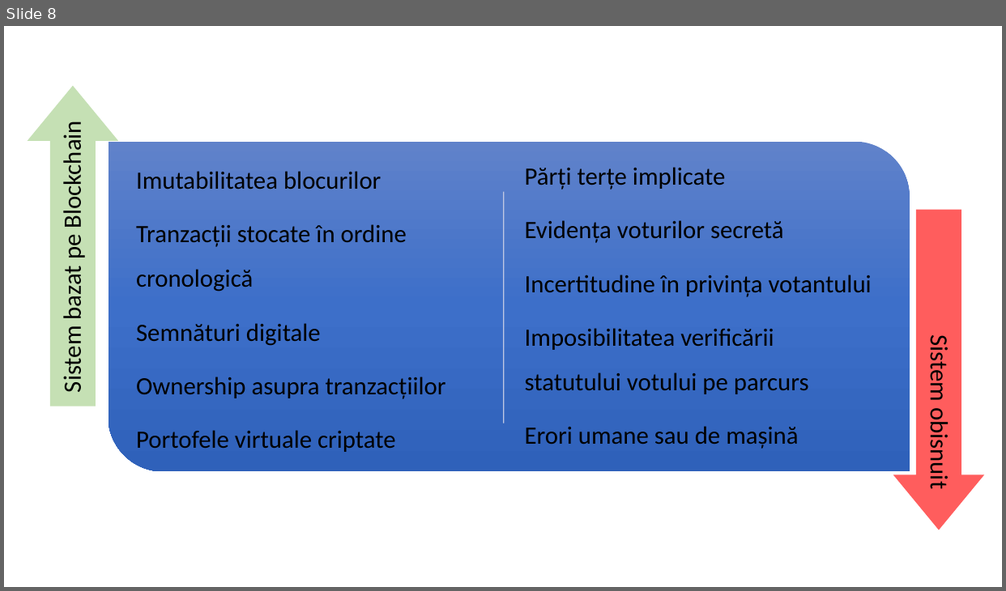
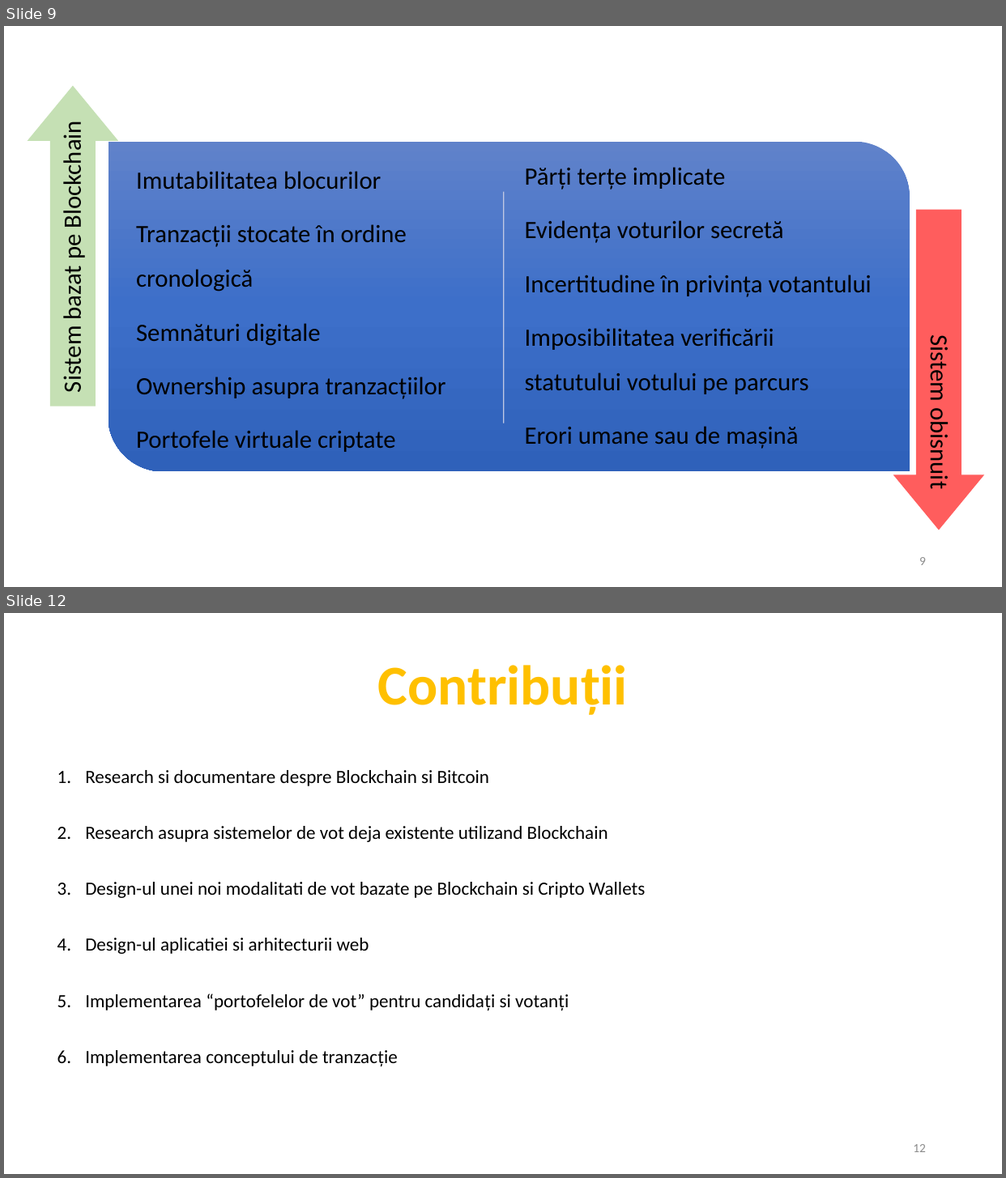
Before and after one commit to AlenaHa/Bachelor-Thesis, a slide deck: Licenta2018HardonElena/Blockchain usage in secured voting.pptx. Shown one above the other, each under a label of ours: slide 8 before the commit, slides 9 and 12 after it; the slides between them are not shown. The pictures are 1006x591 and 1006x1178 pixels, drawn with LibreOffice and Linux fonts; fonts in the diff are those of the drawing. Boxes give left, top, right and bottom in pixels: in the first picture for what was removed or moved away, otherwise in the second. Text is boxed around its words. In the diff, an @@ line names an element or a change of style, - is before the commit and + after.

```diff
--- a/Licenta2018HardonElena/Blockchain usage in secured voting.pptx
+++ b/Licenta2018HardonElena/Blockchain usage in secured voting.pptx
@@ slide 12 added at [4,613,1002,1174], background #FFFFFF @@
@@ text added at [378,665,628,715], 54 pt, text #FFC000, bold @@
+Contribuții
@@ text added at [85,770,646,1067], 18 pt, text #000000 @@
+1. Research si documentare despre Blockchain si Bitcoin
+2. Research asupra sistemelor de vot deja existente utilizand Blockchain
+3. Design-ul unei noi modalitati de vot bazate pe Blockchain si Cripto Wallets
+4. Design-ul aplicatiei si arhitecturii web
+5. Implementarea “portofelelor de vot” pentru candidați si votanți
+6. Implementarea conceptului de tranzacție
@@ page number added at [913,1144,926,1152], 12 pt, text #8C8C8C @@
+12
@@ what was slide 8 is now slide 9 @@
@@ slide 9 changed as well @@
@@ page number added at [919,557,926,565], 12 pt, text #8C8C8C @@
+9
```
Also in this commit, not shown: 7 other slides changed, 5 other slides added, 2 slides removed, 1 other file.
